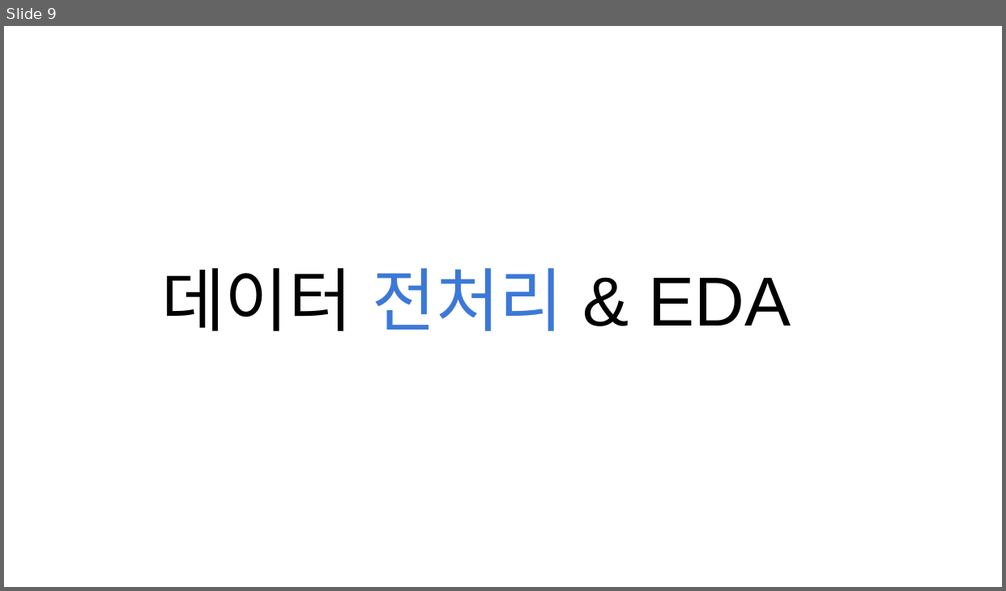
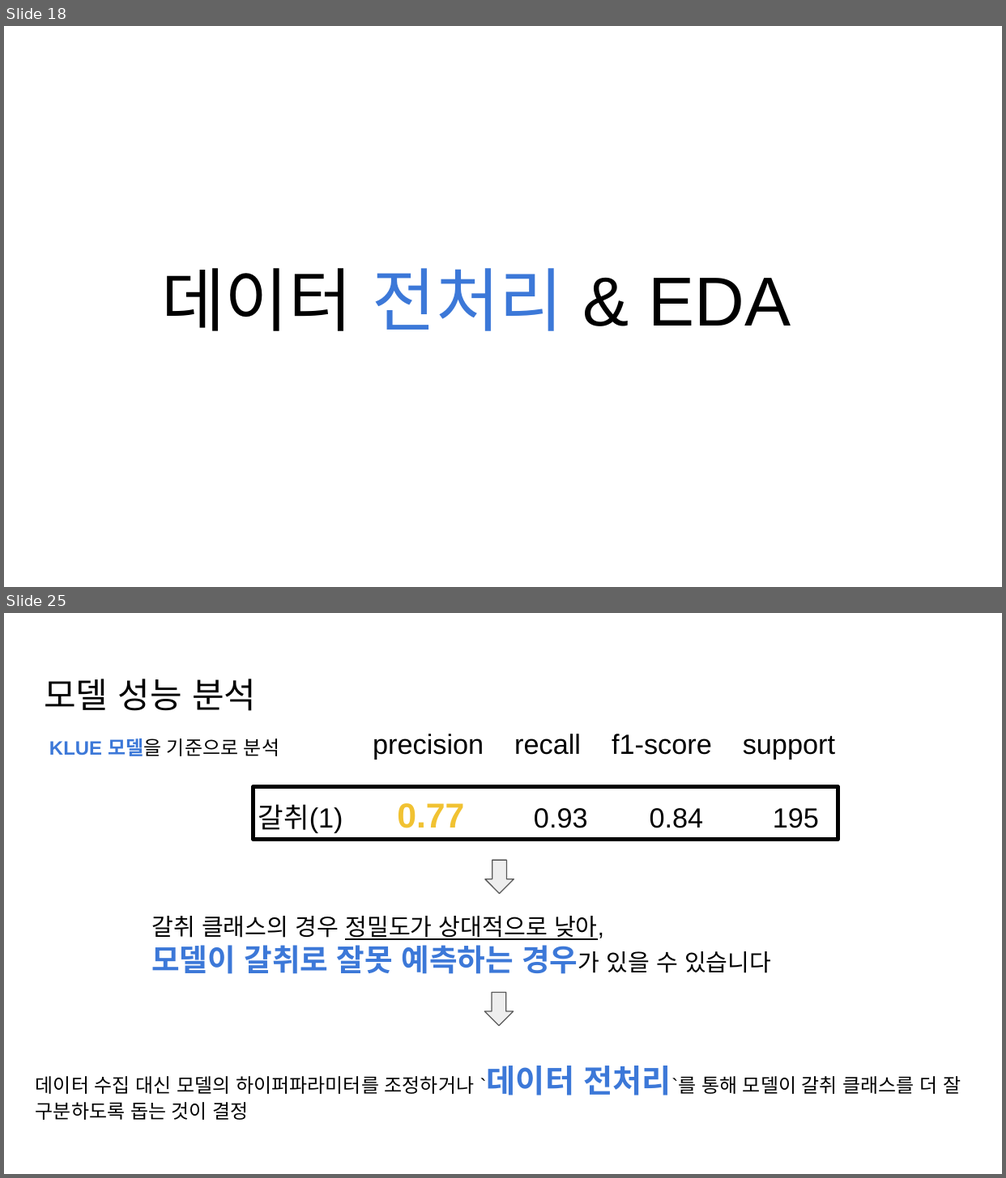
Before and after one commit to git-ThLee/AIFFEL_DLthon_NLP, a slide deck: presentation.pptx. Shown one above the other, each under a label of ours: slide 9 before the commit, slides 18 and 25 after it; the slides between them are not shown. The pictures are 1006x591 and 1006x1178 pixels, drawn with LibreOffice and Linux fonts; fonts in the diff are those of the drawing. Boxes give left, top, right and bottom in pixels: in the first picture for what was removed or moved away, otherwise in the second. Text is boxed around its words. In the diff, an @@ line names an element or a change of style, - is before the commit and + after.

```diff
--- a/presentation.pptx
+++ b/presentation.pptx
@@ slide 25 added at <box>4,613,1002,1174</box>, background #FFFFFF @@
@@ title added at <box>44,679,256,711</box>, 25.2 pt, text #000000 @@
+모델 성능 분석
@@ text added at <box>373,734,835,828</box>, 20 pt, text #000000 @@
+precision recall f1-score support
+갈취(1) 0.77 0.93 0.84 195
@@ text added at <box>49,739,279,756</box>, 14 pt, text #000000 @@
+KLUE 모델을 기준으로 분석
@@ rectangle added at <box>253,786,837,838</box>, outline #000000 3 pt @@
@@ down arrow added at <box>485,861,514,894</box>, fill #EEEEEE, outline #595959 0.75 pt @@
@@ text added at <box>151,916,771,974</box>, 17 pt, text #000000 @@
+갈취 클래스의 경우 정밀도가 상대적으로 낮아,
+모델이 갈취로 잘못 예측하는 경우가 있을 수 있습니다
@@ down arrow added at <box>485,992,514,1026</box>, fill #EEEEEE, outline #595959 0.75 pt @@
@@ text added at <box>36,1066,961,1096</box>, 14 pt, text #000000 @@
+데이터 수집 대신 모델의 하이퍼파라미터를 조정하거나 `데이터 전처리`를 통해 모델이 갈취 클래스를 더 잘 구분하도록 돕는 것이 결정
@@ what was slide 9 is now slide 18 @@
```
Also in this commit, not shown: 11 slides changed, 31 other slides added, 22 slides removed.
